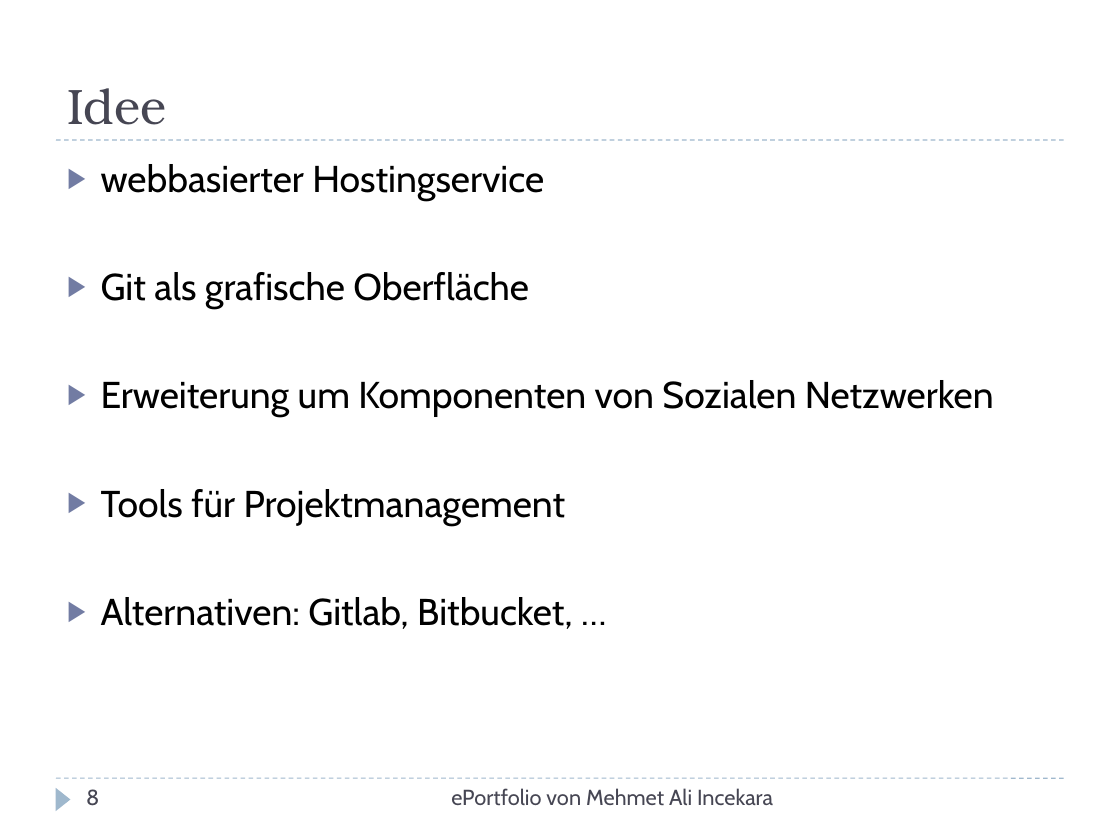
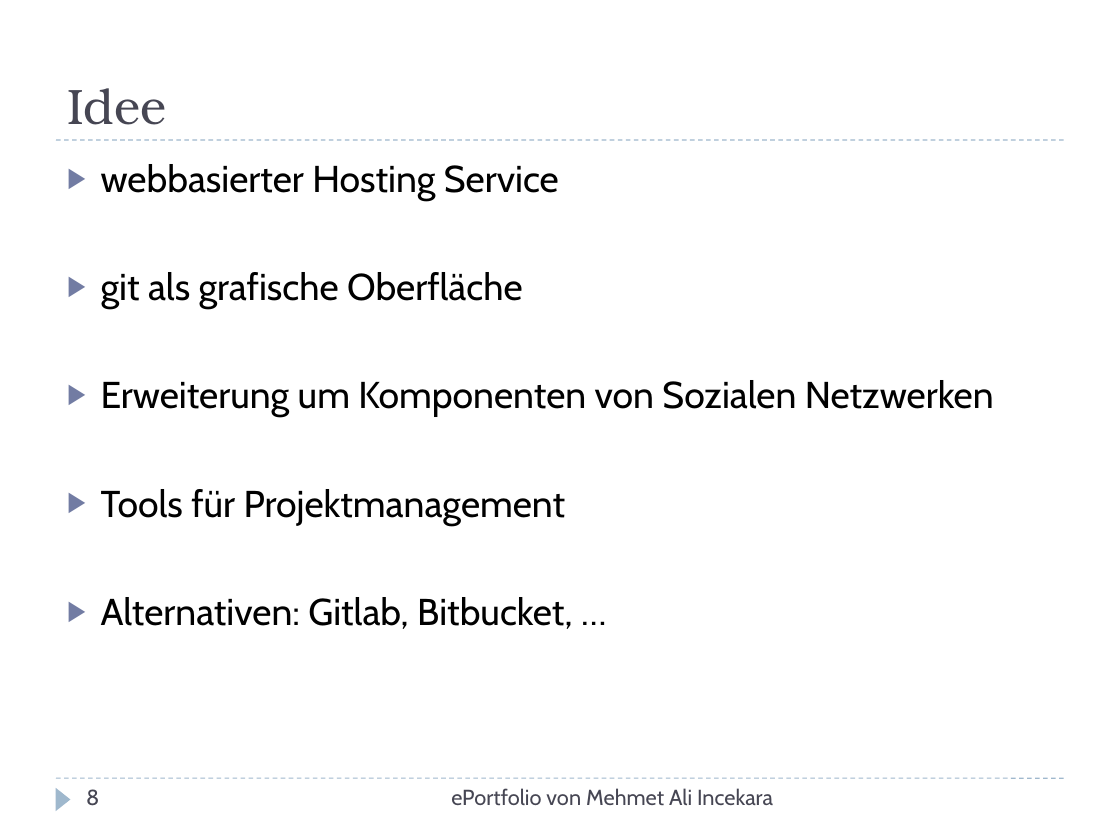
Before and after one commit to xnappy/ePortfolio, a slide deck: slide 8 of Git-und-GitHub.pptx. Drawn at 1120x840 pixels with LibreOffice and Linux fonts; fonts in the diff are those of the drawing. Boxes give left, top, right and bottom in pixels: in the first picture for what was removed or moved away, otherwise in the second. Text is boxed around its words. In the diff, an @@ line names an element or a change of style, - is before the commit and + after.

```diff
--- a/Git-und-GitHub.pptx
+++ b/Git-und-GitHub.pptx
@@ text at bbox=[101, 164, 559, 308]: text changed @@
-▶ webbasierter Hostingservice
-▶ Git als grafische Oberfläche
+▶ webbasierter Hosting Service
+▶ git als grafische Oberfläche
```
Also in this commit, not shown: 1 other slide changed, 22 other files.
